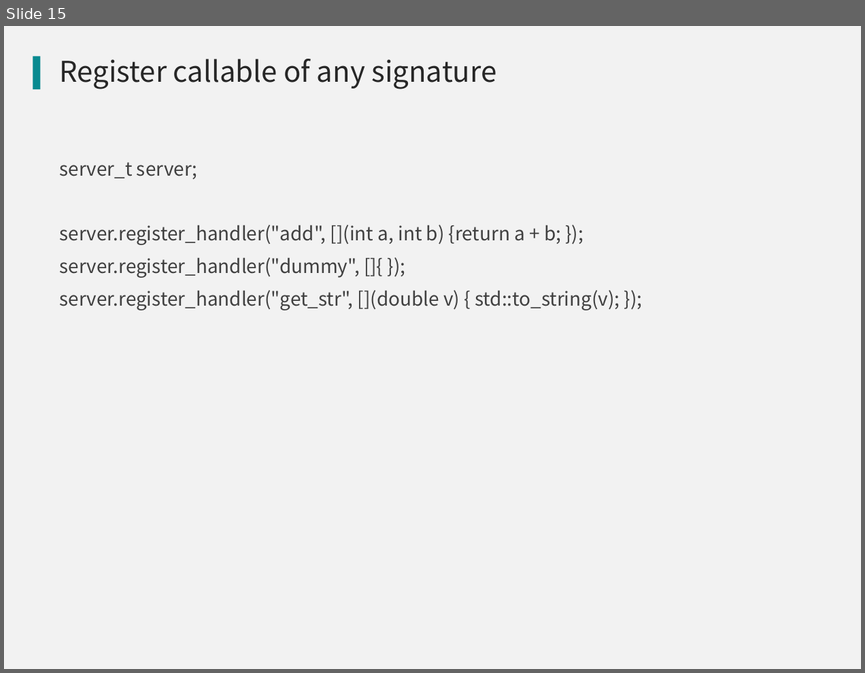
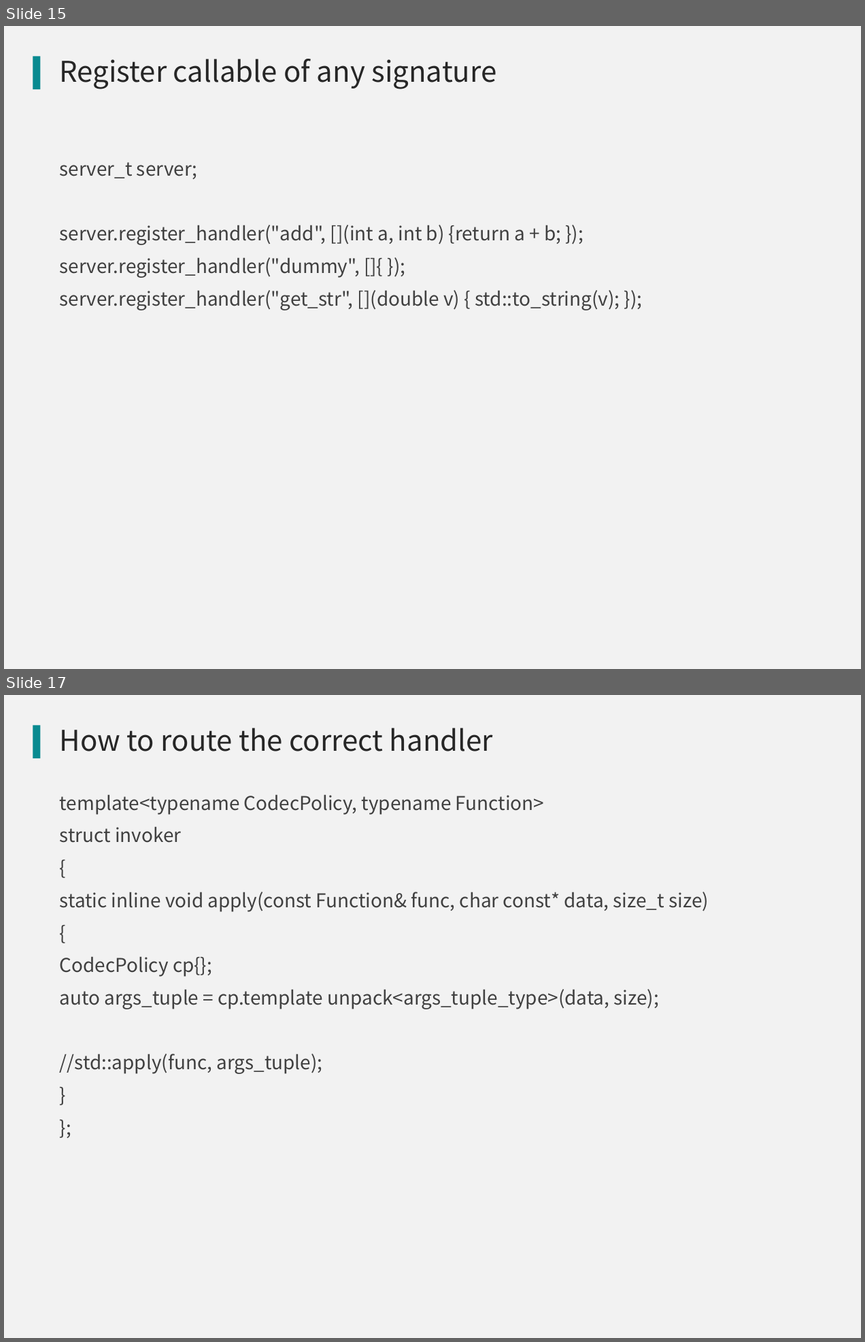
Before and after one commit to qicosmos/cppnow2017-ppt, a slide deck: An easy to use RPC framework implemented by c++11 and c++14.pptx. Shown one above the other, each under a label of ours: slide 15 before the commit, slides 15 and 17 after it; the slides between them are not shown. The pictures are 865x673 and 865x1342 pixels, drawn with LibreOffice and Linux fonts; fonts in the diff are those of the drawing; background and template pictures are left out. Boxes give left, top, right and bottom in pixels: in the first picture for what was removed or moved away, otherwise in the second. Text is boxed around its words. In the diff, an @@ line names an element or a change of style, - is before the commit and + after.

```diff
--- a/An easy to use RPC framework implemented by c++11 and c++14.pptx
+++ b/An easy to use RPC framework implemented by c++11 and c++14.pptx
@@ slide 17 added at (4, 695, 861, 1338), background #F2F2F2; not listed: 1 template element that a slide beside it also shows @@
@@ title added at (60, 728, 493, 751), 24 pt, text #262626 @@
+How to route the correct handler
@@ text added at (60, 794, 708, 1074), 16 pt, text #404040 @@
+template<typename CodecPolicy, typename Function>
+struct invoker
+{
+static inline void apply(const Function& func, char const* data, size_t size)
+{
+CodecPolicy cp{};
+auto args_tuple = cp.template unpack<args_tuple_type>(data, size);
+//std::apply(func, args_tuple);
+}
+};
```
Also in this commit, not shown: 3 slides changed, 1 other slide added.
